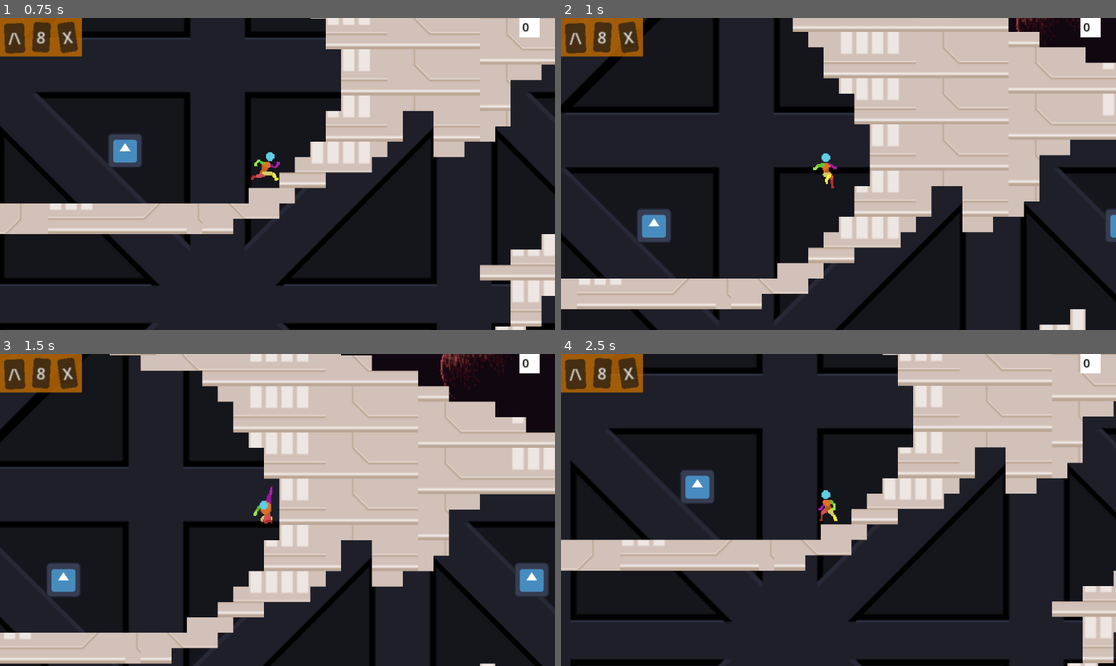
Above: before the commit, frames 1-4 (two rows, left to right).
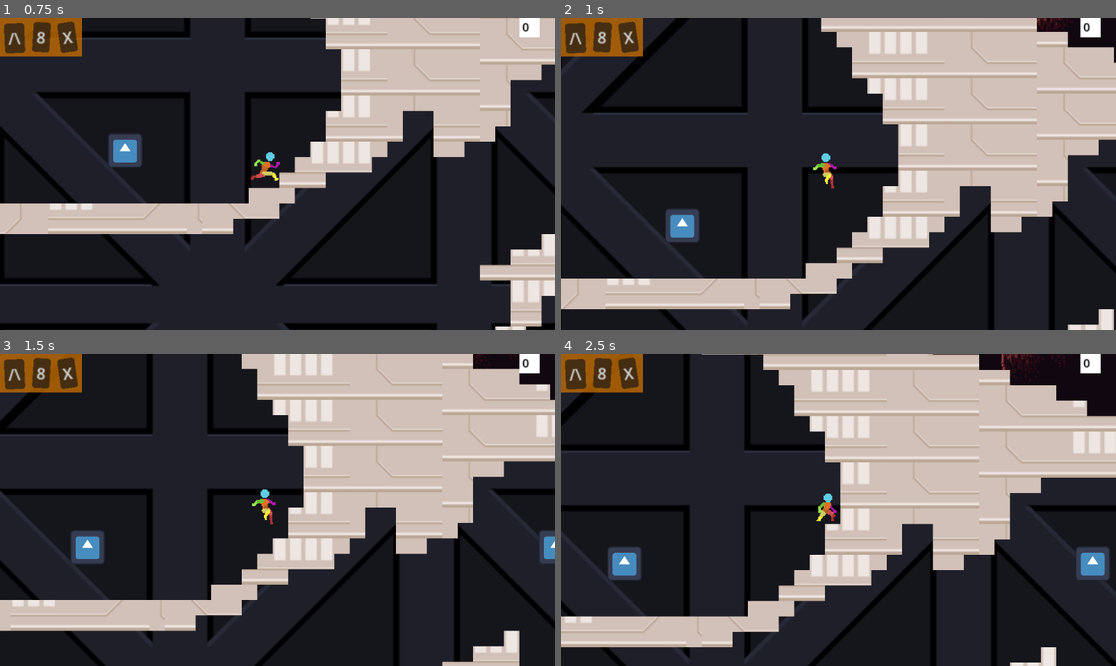
Above: after the commit, the same moments.

Repository: StevenPartridge/starduds
Game: Godot game, scene res://scenes/platformer/level2.tscn
The game is run twice, just before and just after one commit, with the same random seed, the same clock (stepped at 60 frames per second) and the same inputs. This scene is started directly instead of the project's main scene. The engine's default icon, where the game draws it, is replaced by a stand-in: a white triangle on a blue panel in a dark square.
Inputs:
- Up to frame 1 (0.75 s): hold D (MoveRight) from 0.53 s (still down); hold Shift (Sprint) from 0.53 s (still down)
- Up to frame 2 (1 s): keep holding D (MoveRight); keep holding Shift (Sprint); tap Space (Jump) at 0.77 s
- Up to frame 3 (1.5 s): keep holding D (MoveRight); release Shift (Sprint) at 1.28 s; tap S (Crouch) at 1.35 s
- Up to frame 4 (2.5 s): tap Space (Jump) at 1.52 s; tap Shift (Sprint) at 1.55, 2.3 s; release D (MoveRight) at 2.03 s; hold A (MoveLeft) from 2.03 s (still down); hold E (Interact) from 2.03 s (still down)

Frame 1 is identical in both runs. In frame 2, 22% of the frame differs, in the area x 0-100%, y 0-100%; in frame 3, 39%; in frame 4, 43%.

Commit message:
Adjustment to jump and double jump, should be able to move in air

Diff:
--- a/src/Manny5/Manny5.gd
+++ b/src/Manny5/Manny5.gd
@@ -113,7 +113,6 @@
 		input_delay_until = current_time + WALL_JUMP_DELAY
 		fsm.change_state(state_wall_jump)
 	elif !is_on_floor() and is_on_wall():
-		print("HERE", Time.get_datetime_string_from_system())
 		fsm.change_state(wall_land)
 	elif is_on_floor():
 		if (fsm.state == state_jump or fsm.state == state_double_jump or fsm.state == state_wall_jump):
--- a/src/Manny5/States/StateDoubleJump.gd
+++ b/src/Manny5/States/StateDoubleJump.gd
@@ -31,6 +31,10 @@
 	manny.velocity.y = manny.JUMP_VELOCITY
 
 func handle_horizontal_movement():
-	var direction = manny.get_input_direction()
-	manny.velocity.x = manny.velocity.x
-	animator.flip_h = direction > 0 if abs(direction) > 1 else animator.flip_h
+#	var direction = manny.get_input_direction()
+#	manny.velocity.x = manny.velocity.x
+#	animator.flip_h = direction > 0 if abs(direction) > 1 else animator.flip_h
+	if manny.get_input_direction() > 0:
+		manny.velocity.x = lerp(manny.velocity.x, manny.get_input_direction() * manny.SPEED, 0.05)
+	else:
+		manny.velocity.x = manny.velocity.x
--- a/src/Manny5/States/StateJump.gd
+++ b/src/Manny5/States/StateJump.gd
@@ -29,12 +29,9 @@
 	manny.velocity.y = manny.JUMP_VELOCITY
 
 func handle_horizontal_movement():
-	if abs(manny.get_input_direction()) > 0:
-		if Input.is_action_pressed("Sprint"):
-			manny.velocity.x = manny.get_input_direction() * manny.SPEED_SPRINT
-		else:
-			manny.velocity.x = manny.get_input_direction() * manny.SPEED
+	if manny.get_input_direction() > 0:
+		manny.velocity.x = lerp(manny.velocity.x, manny.get_input_direction() * manny.SPEED, 0.05)
 	else:
 		manny.velocity.x = manny.velocity.x
-	var direction = manny.get_input_direction()
-	animator.flip_h = direction > 0 if abs(direction) > 1 else animator.flip_h
+#	var direction = manny.get_input_direction()
+#	animator.flip_h = direction > 0 if abs(direction) > 1 else animator.flip_h
